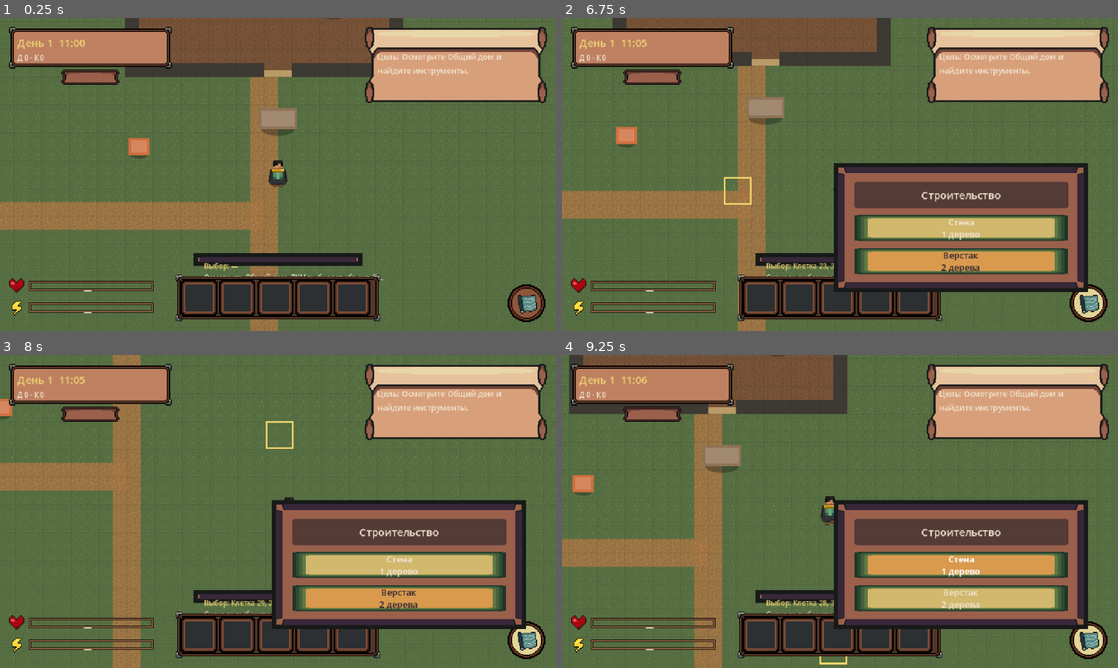
Above: before the commit, frames 1-4 (two rows, left to right).
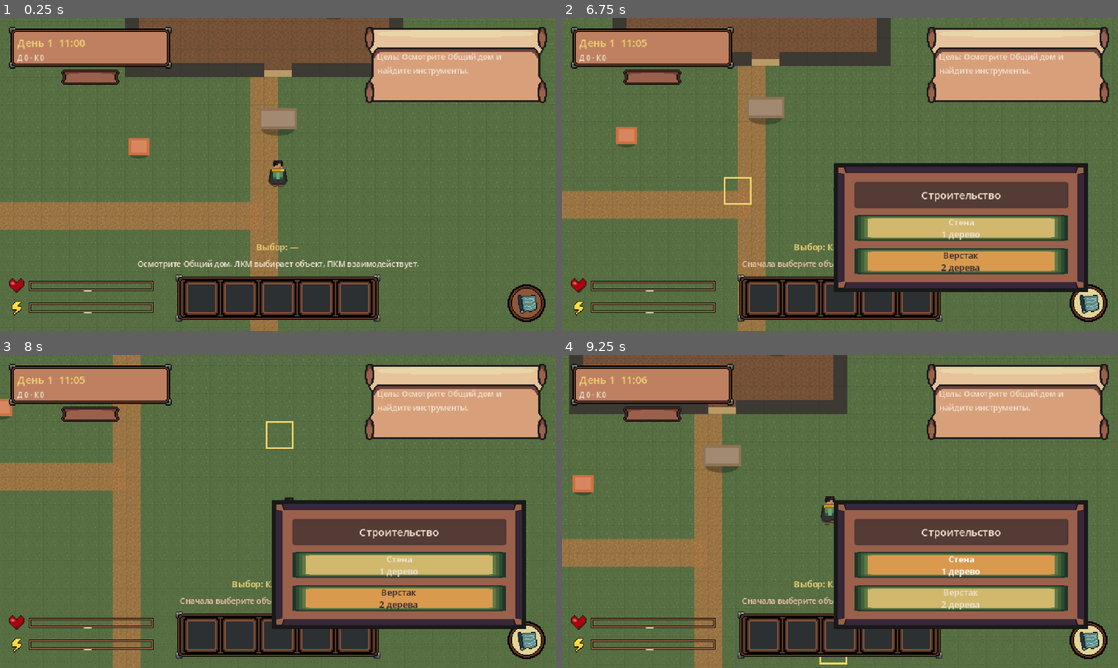
Above: after the commit, the same moments.

Repository: send-y/The_Last_Garden
Game: Godot game, scene res://src/main/main.tscn
Same seed, same stepped clock (60 frames per second), same inputs: the game is played once before the commit and once after it.
Inputs (mouse positions are in pixels of both pictures, inside the frame that each line leads up to):
- Up to frame 1 (0.25 s): no input
- Up to frame 2 (6.75 s): click "−" at 0.5 s; click "+" at 1.25 s; click (1090, 302) at 2 s; click "Строительство" at 2.75 s; click "Закончить строительство" at 3.5 s; click "Стена 1 дерево" at 4.25 s; click "Верстак 2 дерева" at 5 s; tap Enter at 5.75 s; move the mouse to (962, 158) at 5.77 s; hold D (move_right) 5.78-6.53 s; hold E (interact) 5.78-6.53 s; click (962, 158) at 5.92 s; move the mouse to (728, 190) at 6.52 s; hold S (move_down) from 6.53 s (still down); tap E (interact) at 6.6 s; click (728, 190) at 6.67 s
- Up to frame 3 (8 s): move the mouse to (333, 442) at 7.27 s; release S (move_down) at 7.28 s; hold D (move_right) from 7.28 s (still down); hold E (interact) from 7.28 s (still down); click (333, 442) at 7.42 s
- Up to frame 4 (9.25 s): move the mouse to (812, 574) at 8.02 s; release D (move_right) at 8.03 s; release E (interact) at 8.03 s; hold W (move_up) 8.03-8.78 s; tap E (interact) at 8.1 s; click (812, 574) at 8.17 s; move the mouse to (1006, 558) at 8.77 s; hold A (move_left) from 8.78 s (still down); hold E (interact) from 8.78 s (still down); click (1006, 558) at 8.92 s

The runs differ from the first frame. In frame 1, 3.2% of the frame differs, in the area x 24-76%, y 71-98%; in frame 2, 2.1%; in frame 3, 2.1%; in frame 4, 2.1%.

Commit message:
Fix hotbar and HUD feedback layout

Diff:
--- a/game/src/ui/first_night_hud.gd
+++ b/game/src/ui/first_night_hud.gd
@@ -158,17 +158,12 @@
 	_objective_label = _make_label(self, Vector2(434, 38), Vector2(158, 48), 9)
 	_objective_label.autowrap_mode = TextServer.AUTOWRAP_WORD_SMART
 
-	var feedback_panel := _make_pixel_panel(
-		Vector2(210.0, 258.0), Vector2(220.0, 28.0)
-	)
-	_selection_label = _make_label(
-		feedback_panel, Vector2(5.0, 2.0), Vector2(210.0, 15.0), 8
-	)
+	# Keep feedback in a dedicated, background-free area above the hotbar. The
+	# previous 9-patch panel was compressed vertically into a purple strip.
+	_selection_label = _make_bottom_centered_label(-106.0, -87.0, 10)
 	_selection_label.add_theme_color_override("font_color", UiSkin.TEXT_ACCENT)
 	_selection_label.text = Localized.resolve("ui.hud.selection.none")
-	_message_label = _make_label(
-		feedback_panel, Vector2(5.0, 15.0), Vector2(210.0, 12.0), 8
-	)
+	_message_label = _make_bottom_centered_label(-87.0, -68.0, 9)
 	_message_label.autowrap_mode = TextServer.AUTOWRAP_OFF
 	_message_label.text_overrun_behavior = TextServer.OVERRUN_TRIM_ELLIPSIS
 	_message_label.text = Localized.resolve("ui.hud.intro")
@@ -187,11 +182,23 @@
 	stamina_unknown.text = "—"
 	stamina_unknown.horizontal_alignment = HORIZONTAL_ALIGNMENT_CENTER
 	stamina_unknown.vertical_alignment = VERTICAL_ALIGNMENT_CENTER
-	_add_ui_texture("hotbar.png", Vector2(201, 294), Vector2(238, 56))
+	var hotbar := Control.new()
+	hotbar.anchor_left = 0.5
+	hotbar.anchor_right = 0.5
+	hotbar.anchor_top = 1.0
+	hotbar.anchor_bottom = 1.0
+	hotbar.offset_left = -119.0
+	hotbar.offset_right = 119.0
+	hotbar.offset_top = -66.0
+	hotbar.offset_bottom = -10.0
+	hotbar.mouse_filter = Control.MOUSE_FILTER_IGNORE
+	add_child(hotbar)
+	_add_ui_texture_to(hotbar, "hotbar.png", Vector2.ZERO, Vector2(238, 56))
 	for slot_index in range(5):
-		_add_ui_texture(
+		_add_ui_texture_to(
+			hotbar,
 			"hotbar_slot_normal.png",
-			Vector2(208 + slot_index * 44, 301),
+			Vector2(10 + slot_index * 44, 7),
 			Vector2(42, 42)
 		)
 
@@ -220,6 +227,15 @@
 
 
 func _add_ui_texture(file_name: String, at: Vector2, texture_size: Vector2) -> TextureRect:
+	return _add_ui_texture_to(self, file_name, at, texture_size)
+
+
+func _add_ui_texture_to(
+	parent: Control,
+	file_name: String,
+	at: Vector2,
+	texture_size: Vector2
+) -> TextureRect:
 	var texture_rect := TextureRect.new()
 	texture_rect.texture = load("res://assets/sprites/ui/%s" % file_name) as Texture2D
 	texture_rect.position = at
@@ -227,8 +243,31 @@
 	texture_rect.expand_mode = TextureRect.EXPAND_IGNORE_SIZE
 	texture_rect.stretch_mode = TextureRect.STRETCH_SCALE
 	texture_rect.mouse_filter = Control.MOUSE_FILTER_IGNORE
-	add_child(texture_rect)
+	parent.add_child(texture_rect)
 	return texture_rect
+
+
+func _make_bottom_centered_label(
+	top_offset: float,
+	bottom_offset: float,
+	font_size: int
+) -> Label:
+	var label := Label.new()
+	label.anchor_left = 0.5
+	label.anchor_right = 0.5
+	label.anchor_top = 1.0
+	label.anchor_bottom = 1.0
+	label.offset_left = -200.0
+	label.offset_right = 200.0
+	label.offset_top = top_offset
+	label.offset_bottom = bottom_offset
+	label.horizontal_alignment = HORIZONTAL_ALIGNMENT_CENTER
+	label.vertical_alignment = VERTICAL_ALIGNMENT_CENTER
+	label.mouse_filter = Control.MOUSE_FILTER_IGNORE
+	label.add_theme_font_size_override("font_size", font_size)
+	label.add_theme_color_override("font_color", UiSkin.TEXT_PRIMARY)
+	add_child(label)
+	return label
 
 
 func _toggle_tasks_panel() -> void:
@@ -245,19 +284,6 @@
 	)
 
 
-func _make_pixel_panel(at: Vector2, panel_size: Vector2) -> Control:
-	var panel := PanelContainer.new()
-	panel.position = at
-	panel.size = panel_size
-	panel.mouse_filter = Control.MOUSE_FILTER_IGNORE
-	panel.add_theme_stylebox_override("panel", UiSkin.panel_style())
-	add_child(panel)
-	var content := Control.new()
-	content.mouse_filter = Control.MOUSE_FILTER_IGNORE
-	panel.add_child(content)
-	return content
-
-
 func _make_label(parent: Node, at: Vector2, label_size: Vector2, font_size: int) -> Label:
 	var label := Label.new()
 	label.position = at
